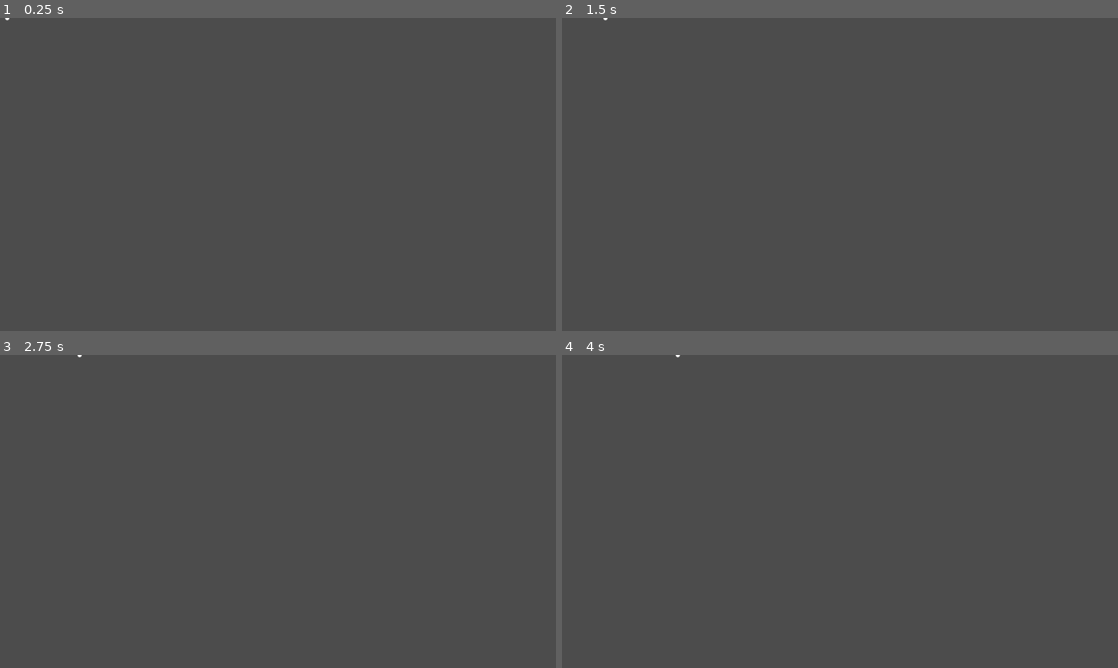
Above: before the commit, frames 1-4 (two rows, left to right).
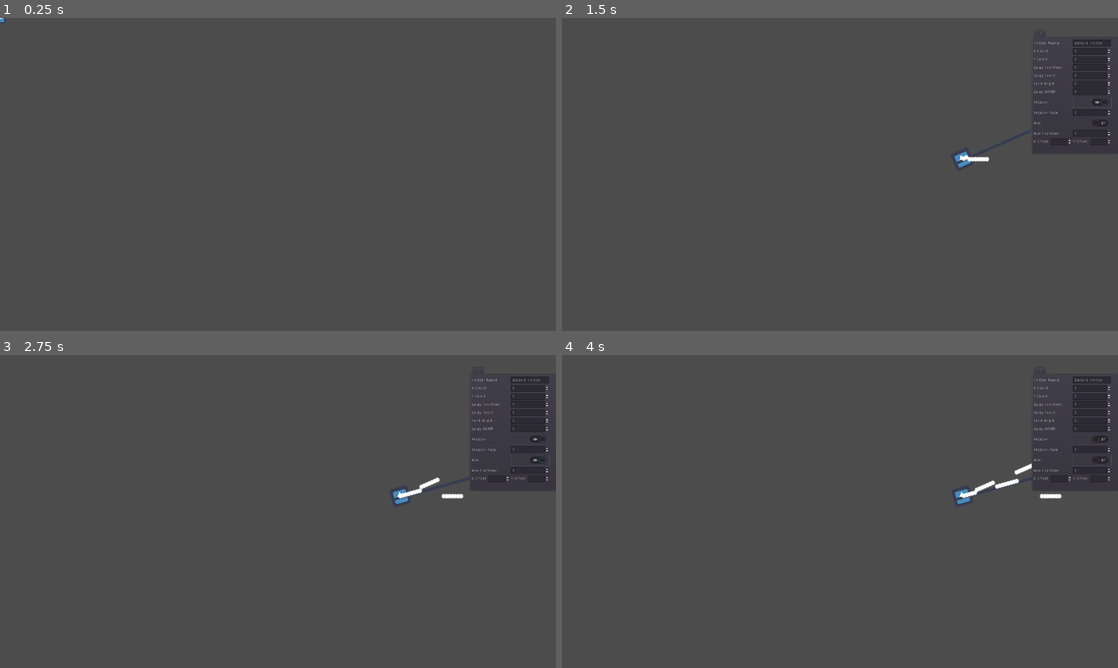
Above: after the commit, the same moments.

Repository: NosebleedPlant/Minnie-Danmaku-Tool
Game: Godot game, scene res://Scenes/Main.tscn
Same seed, same stepped clock (60 frames per second), same inputs: the game is played once before the commit and once after it. Before the commit the project starts from res://Scenes/Provided Bullets/Bullet.tscn. The engine's default icon, where the game draws it, is replaced by a stand-in: a white triangle on a blue panel in a dark square.
Inputs (mouse positions are in pixels of both pictures, inside the frame that each line leads up to):
- Up to frame 1 (0.25 s): no input
- Up to frame 2 (1.5 s): tap Enter at 0.5 s; move the mouse to (962, 158) at 0.52 s; press the mouse at (962, 158) at 0.53 s; right-click (962, 158) at 0.6 s; release the mouse at (962, 158) at 1.25 s; click (1090, 102) at 1.27 s
- Up to frame 3 (2.75 s): click (528, 461) at 2.02 s
- Up to frame 4 (4 s): click (1090, 439) at 2.77 s; click (1090, 461) at 3.52 s

The runs differ from the first frame. In frame 1, less than 0.1% of the frame differs, in the area x 0-2%, y 0-2%; in frame 2, 1.7%; in frame 3, 1.8%; in frame 4, 1.9%, in the area x 20-99%, y 0-48%.

Commit message:
most deprecated code reconstructed

Diff:
--- a/Scenes/Emitter.tscn
+++ b/Scenes/Emitter.tscn
@@ -1,8 +1,23 @@
-[gd_scene load_steps=3 format=2]
+[gd_scene load_steps=4 format=2]
 
 [ext_resource path="res://icon.png" type="Texture" id=1]
 [ext_resource path="res://Scripts/Emitter.gd" type="Script" id=2]
 
-[node name="Node2D" type="Sprite"]
+[sub_resource type="RectangleShape2D" id=1]
+extents = Vector2( 29.9498, 29.9452 )
+
+[node name="Emitter" type="Sprite"]
 texture = ExtResource( 1 )
 script = ExtResource( 2 )
+
+[node name="Area2D" type="Area2D" parent="."]
+
+[node name="CollisionShape2D" type="CollisionShape2D" parent="Area2D"]
+shape = SubResource( 1 )
+
+[node name="Sprite" type="Sprite" parent="."]
+position = Vector2( 915.345, 5 )
+scale = Vector2( 29.6045, 0.15625 )
+texture = ExtResource( 1 )
+
+[connection signal="input_event" from="Area2D" to="." method="_on_Area2D_input_event"]
--- /dev/null
+++ b/Scenes/Main.tscn
@@ -0,0 +1,9 @@
+[gd_scene load_steps=3 format=2]
+
+[ext_resource path="res://Scenes/Player.tscn" type="PackedScene" id=1]
+[ext_resource path="res://Scripts/Main.gd" type="Script" id=2]
+
+[node name="Main" type="Node2D"]
+script = ExtResource( 2 )
+
+[node name="Player" parent="." instance=ExtResource( 1 )]
--- /dev/null
+++ b/Scenes/Player.tscn
@@ -0,0 +1,9 @@
+[gd_scene load_steps=3 format=2]
+
+[ext_resource path="res://Scripts/Player.gd" type="Script" id=1]
+[ext_resource path="res://icon.png" type="Texture" id=2]
+
+[node name="Player" type="Sprite"]
+scale = Vector2( 0.5, 0.5 )
+texture = ExtResource( 2 )
+script = ExtResource( 1 )
--- a/Scripts/Emitter.gd
+++ b/Scripts/Emitter.gd
@@ -1,9 +1,9 @@
 extends Sprite
-#_PRELOADS
+#_PRELOADS:
 var _Bullet = preload("res://Scenes/Provided Bullets/Bullet.tscn")
 
 #_EDITABLE PARAMS:
-var spray_cooldown = 1						#cooldown between shots
+var spray_cooldown = 0.1						#cooldown between shots
 var rotation_rate = 0						#rate of eimiter rotaiotn
 var spray_count = 1							#bulletcount in a single spray
 #_-spread params
@@ -11,18 +11,20 @@
 var spread_width=0							#spread width between bullets
 var spread_angle=0 setget set_spread_angle	#spread angle between bullets
 #_-aim params
-var aim_enabled = false						#aiming at player
-var aim_offset								#offset from player
+var aim_enabled = true						#aiming at player
+var aim_offset = Vector2.ZERO				#offset from player
 var aim_pause = 0							#calls to player position per second
 
 #_GLOBALS:
 onready var root = get_tree().get_root()							#for easy access to root
-onready var player = get_tree().get_root()							#for easy access to player node
+onready var player = get_parent().find_node("Player") 							#for easy access to player node
 var shot_timer = spray_cooldown										#timer between shots
 var aim_timer = 0													#delay between re-aim
+var repositioning = false											#indicates if repositioning
 
 #_MAIN:
 func _process(delta):
+	if repositioning: reposition_Emitter(delta)
 # warning-ignore:standalone_ternary
 	aim(delta,player.position) if aim_enabled else rotate(delta)
 	shoot(delta)
@@ -102,6 +104,14 @@
 			curr_angle+=spread_angle_increment
 	return childBullets
 
+#drag and reposition emitter by lerping to mouse positon at rate of 25*delta
+#param:delta(time between frames)
+#return: null
+func reposition_Emitter(delta):
+	self.position = lerp(self.position,get_global_mouse_position(),25*delta)
+	if Input.is_action_just_released("mouse_left"):
+		repositioning = false
+
 #_SETTER GETTERS:
 #instantites bullet and sets correct positions
 #param:angle
@@ -109,3 +119,13 @@
 func set_spread_angle(degs):
 	spread_angle = deg2rad(degs)
 	return
+
+#_SYSTEM OVERRIEDS:
+#notifies system that user is repositioning emitter
+#param:viewport,event is the input event,shape_idx is the shape of colider
+#return: null
+# warning-ignore:unused_argument
+# warning-ignore:unused_argument
+func _on_Area2D_input_event(viewport, event, shape_idx):
+	if event.is_action_pressed("mouse_left"):
+		repositioning = true
--- /dev/null
+++ b/Scripts/Main.gd
@@ -0,0 +1,30 @@
+extends Node2D
+
+#_PRELOADS
+var _Emitter = preload("res://Scenes/Emitter.tscn")
+var _Editor = preload("res://UI/Editor.tscn")
+var _Tab = preload("res://UI/Tab.tscn")
+
+#_GLOBALS:
+var emitter_count = 0
+var editor
+#_MAIN:
+func _process(delta):
+	if Input.is_action_just_pressed("mouse_right"):
+		#create new emitter at location of right click
+		var emitter = _Emitter.instance()
+		emitter.position = get_global_mouse_position()#set position of emitter to click location
+		self.add_child(emitter)
+		emitter_count+=1
+
+		#create tabs in editor for each new emitter spawned
+		if(emitter_count==1):#first emitter create both editor and tab
+			editor = _Editor.instance()
+			editor.get_node("Editor/Tab").set_emitter(emitter)
+			self.add_child(editor)
+			editor.get_node("Editor/Tab").name = str(emitter_count)
+		elif(emitter_count>1):#after that just create tab
+			var tab = _Tab.instance()
+			tab.name = str(emitter_count)
+			editor.get_node("Editor").add_child(tab)
+	return
--- /dev/null
+++ b/Scripts/Player.gd
@@ -0,0 +1,7 @@
+extends Sprite
+
+#_MAIN:
+func _process(delta):
+	#simple behaviour to move player to mouse position for testing
+	self.position = get_global_mouse_position()
+	return
--- /dev/null
+++ b/Scripts/Tab.gd
@@ -0,0 +1,14 @@
+extends Tabs
+#_GLOBALS:
+var connectedEmitter
+
+#_SETTER GETTERS:
+#sets the emitter that this tab is responsible for
+#param:emitter
+#return: null
+func set_emitter(emitter):
+	connectedEmitter = emitter
+
+#_SYSTEM OVERRIEDS:
+func _on_SprayCooldown_Input_value_changed(value):
+	connectedEmitter.spray_cooldown = value
--- /dev/null
+++ b/UI/Editor.tscn
@@ -0,0 +1,25 @@
+[gd_scene load_steps=3 format=2]
+
+[ext_resource path="res://UI/Tab.tscn" type="PackedScene" id=1]
+[ext_resource path="res://Scripts/Tab.gd" type="Script" id=2]
+
+[node name="UI" type="CanvasLayer"]
+
+[node name="Editor" type="TabContainer" parent="."]
+anchor_right = 1.0
+anchor_bottom = 1.0
+margin_left = 1624.0
+margin_top = 43.0
+margin_right = 4.0
+margin_bottom = -613.0
+tab_align = 0
+__meta__ = {
+"_edit_use_anchors_": false
+}
+
+[node name="Tab" parent="Editor" instance=ExtResource( 1 )]
+margin_left = 4.0
+margin_top = 32.0
+margin_right = -4.0
+margin_bottom = -4.0
+script = ExtResource( 2 )
--- /dev/null
+++ b/UI/Tab.tscn
@@ -0,0 +1,254 @@
+[gd_scene format=2]
+
+[node name="Tab" type="Tabs"]
+anchor_right = 1.0
+anchor_bottom = 1.0
+__meta__ = {
+"_edit_use_anchors_": false
+}
+
+[node name="Editior" type="GridContainer" parent="."]
+margin_right = 40.0
+margin_bottom = 40.0
+columns = 2
+__meta__ = {
+"_edit_use_anchors_": false
+}
+
+[node name="Name" type="Label" parent="Editior"]
+margin_top = 5.0
+margin_right = 133.0
+margin_bottom = 19.0
+text = "Emitter Name"
+__meta__ = {
+"_edit_use_anchors_": false
+}
+
+[node name="Name_Input" type="LineEdit" parent="Editior"]
+margin_left = 137.0
+margin_right = 269.0
+margin_bottom = 24.0
+text = "Default_Emitter"
+
+[node name="X" type="Label" parent="Editior"]
+margin_top = 33.0
+margin_right = 133.0
+margin_bottom = 47.0
+text = "X-Coord:"
+__meta__ = {
+"_edit_use_anchors_": false
+}
+
+[node name="X_Input" type="SpinBox" parent="Editior"]
+margin_left = 137.0
+margin_top = 28.0
+margin_right = 269.0
+margin_bottom = 52.0
+
+[node name="Y" type="Label" parent="Editior"]
+margin_top = 61.0
+margin_right = 133.0
+margin_bottom = 75.0
+text = "Y-Coord:"
+__meta__ = {
+"_edit_use_anchors_": false
+}
+
+[node name="Y_Input" type="SpinBox" parent="Editior"]
+margin_left = 137.0
+margin_top = 56.0
+margin_right = 269.0
+margin_bottom = 80.0
+
+[node name="SprayCooldown" type="Label" parent="Editior"]
+margin_top = 89.0
+margin_right = 133.0
+margin_bottom = 103.0
+text = "Spray Cooldown "
+__meta__ = {
+"_edit_use_anchors_": false
+}
+
+[node name="SprayCooldown_Input" type="SpinBox" parent="Editior"]
+margin_left = 137.0
+margin_top = 84.0
+margin_right = 269.0
+margin_bottom = 108.0
+step = 0.01
+__meta__ = {
+"_edit_use_anchors_": false
+}
+
+[node name="SprayCount" type="Label" parent="Editior"]
+margin_top = 117.0
+margin_right = 133.0
+margin_bottom = 131.0
+text = "Spray Count"
+__meta__ = {
+"_edit_use_anchors_": false
+}
+
+[node name="SprayCount_Input" type="SpinBox" parent="Editior"]
+margin_left = 137.0
+margin_top = 112.0
+margin_right = 269.0
+margin_bottom = 136.0
+__meta__ = {
+"_edit_use_anchors_": false
+}
+
+[node name="ConeAngle" type="Label" parent="Editior"]
+margin_top = 145.0
+margin_right = 133.0
+margin_bottom = 159.0
+text = "Cone Angle"
+__meta__ = {
+"_edit_use_anchors_": false
+}
+
+[node name="ConeAngle_Input" type="SpinBox" parent="Editior"]
+margin_left = 137.0
+margin_top = 140.0
+margin_right = 269.0
+margin_bottom = 164.0
+__meta__ = {
+"_edit_use_anchors_": false
+}
+
+[node name="SpreadWidth" type="Label" parent="Editior"]
+margin_top = 173.0
+margin_right = 133.0
+margin_bottom = 187.0
+text = "Spray Width"
+__meta__ = {
+"_edit_use_anchors_": false
+}
+
+[node name="SpreadWidth_Input" type="SpinBox" parent="Editior"]
+margin_left = 137.0
+margin_top = 168.0
+margin_right = 269.0
+margin_bottom = 192.0
+__meta__ = {
+"_edit_use_anchors_": false
+}
+
+[node name="Rotaion" type="Label" parent="Editior"]
+margin_top = 209.0
+margin_right = 133.0
+margin_bottom = 223.0
+text = "Rotation"
+__meta__ = {
+"_edit_use_anchors_": false
+}
+
+[node name="Rotaion_Input" type="CheckButton" parent="Editior"]
+margin_left = 137.0
+margin_top = 196.0
+margin_right = 269.0
+margin_bottom = 236.0
+__meta__ = {
+"_edit_use_anchors_": false
+}
+
+[node name="Rotation_Rate" type="Label" parent="Editior"]
+margin_top = 245.0
+margin_right = 133.0
+margin_bottom = 259.0
+text = "Rotation Rate"
+__meta__ = {
+"_edit_use_anchors_": false
+}
+
+[node name="Rotation_Rate_Input" type="SpinBox" parent="Editior"]
+margin_left = 137.0
+margin_top = 240.0
+margin_right = 269.0
+margin_bottom = 264.0
+__meta__ = {
+"_edit_use_anchors_": false
+}
+
+[node name="Aim" type="Label" parent="Editior"]
+margin_top = 281.0
+margin_right = 133.0
+margin_bottom = 295.0
+text = "Aim"
+__meta__ = {
+"_edit_use_anchors_": false
+}
+
+[node name="Aim_Input" type="CheckButton" parent="Editior"]
+margin_left = 137.0
+margin_top = 268.0
+margin_right = 269.0
+margin_bottom = 308.0
+__meta__ = {
+"_edit_use_anchors_": false
+}
+
+[node name="Aim_Cooldown" type="Label" parent="Editior"]
+margin_top = 317.0
+margin_right = 133.0
+margin_bottom = 331.0
+text = "Aim Cooldown"
+__meta__ = {
+"_edit_use_anchors_": false
+}
+
+[node name="Aim_Cooldown_Input" type="SpinBox" parent="Editior"]
+margin_left = 137.0
+margin_top = 312.0
+margin_right = 269.0
+margin_bottom = 336.0
+__meta__ = {
+"_edit_use_anchors_": false
+}
+
+[node name="HBoxContainer" type="HBoxContainer" parent="Editior"]
+margin_top = 340.0
+margin_right = 133.0
+margin_bottom = 364.0
+__meta__ = {
+"_edit_use_anchors_": false
+}
+
+[node name="X_Input" type="Label" parent="Editior/HBoxContainer"]
+margin_top = 5.0
+margin_right = 55.0
+margin_bottom = 19.0
+text = "X Offset:"
+__meta__ = {
+"_edit_use_anchors_": false
+}
+
+[node name="Xoffset_Input" type="SpinBox" parent="Editior/HBoxContainer"]
+margin_left = 59.0
+margin_right = 133.0
+margin_bottom = 24.0
+__meta__ = {
+"_edit_use_anchors_": false
+}
+
+[node name="HBoxContainer2" type="HBoxContainer" parent="Editior"]
+margin_left = 137.0
+margin_top = 340.0
+margin_right = 269.0
+margin_bottom = 364.0
+
+[node name="Y" type="Label" parent="Editior/HBoxContainer2"]
+margin_top = 5.0
+margin_right = 54.0
+margin_bottom = 19.0
+text = "Y Offset:"
+__meta__ = {
+"_edit_use_anchors_": false
+}
+
+[node name="Yoffset_Input" type="SpinBox" parent="Editior/HBoxContainer2"]
+margin_left = 58.0
+margin_right = 132.0
+margin_bottom = 24.0
+__meta__ = {
+"_edit_use_anchors_": false
+}
--- a/project.godot
+++ b/project.godot
@@ -11,12 +11,8 @@
 [application]
 
 config/name="Mini Danmaku Tool"
-run/main_scene="res://Scenes/Provided Bullets/Bullet.tscn"
+run/main_scene="res://Scenes/Main.tscn"
 config/icon="res://icon.png"
-
-[autoload]
-
-BHPatternManager="*res://addons/BulletHellper/Source/PatternManager.gd"
 
 [display]
 
@@ -34,6 +30,11 @@
 "events": [ Object(InputEventMouseButton,"resource_local_to_scene":false,"resource_name":"","device":0,"alt":false,"shi …(212 unchanged characters)…
  ]
 }
+mouse_left={
+"deadzone": 0.5,
+"events": [ Object(InputEventMouseButton,"resource_local_to_scene":false,"resource_name":"","device":0,"alt":false,"shift":false,"control":false,"meta":false,"command":false,"button_mask":0,"position":Vector2( 0, 0 ),"global_position":Vector2( 0, 0 ),"factor":1.0,"button_index":1,"pressed":false,"doubleclick":false,"script":null)
+ ]
+}
 
 [physics]
 
